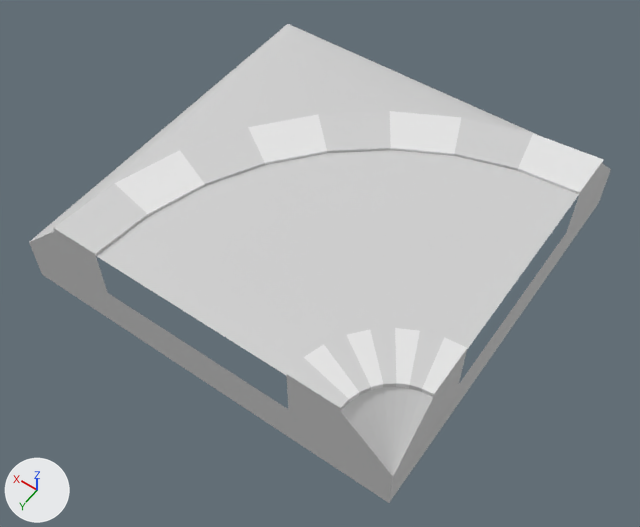
The OBJ model android/assets/data/roadbend.obj, before and after one commit.
The view is the same before and after, from a 50 mm lens placed at (-6.47, 9.38, 11.73), pointed at (-0.38, 0.85, -1.67). The axes (+X, +Y, +Z) are drawn at lower left. The lights are the same throughout. Where no turn or scale is listed for an object, it has been applied to the vertices.

Objects in the first picture: 'road-corner-low_Cube.127'.
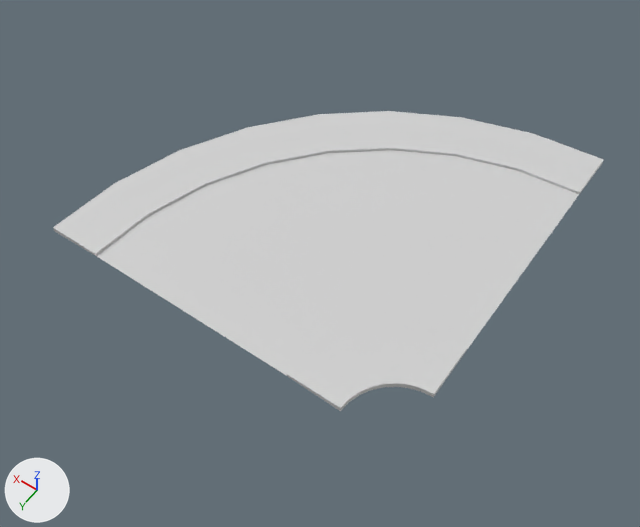
The change, as a list of edits to the scene's bpy script:
```text
Change mat_border2_001:
    mat_border2_001.base_color: (0.8, 0.8, 0.8) -> (0.64, 0.64, 0.64)  # white #e7e7e7 -> light grey #d1d1d1
Change me_road_corner_low_cube_127:
    used by ob_road_corner_low_cube_127; location = (0.0, 0.0, 0.0)
    remove me_road_corner_low_cube_127.from_pydata(...)  # 96 vertices, 174 faces; spans x -4.0..4.0, y -4.0..4.0, z -2.0..0.1
    add me_road_corner_low_cube_127.from_pydata(...)  # 72 vertices, 120 faces; spans x -4.0..3.0, y -3.0..4.0, z 0.0..0.1
    me_road_corner_low_cube_127 part 1
    24 vertices are removed from x -4.0..4.0, y -4.0..4.0, z -2.0..-1.0
    54 faces are deleted
    remove me_road_corner_low_cube_127.materials.append(mat_ground)  # light grey #d1d1d1
```

Changed parts and their boxes [x1, y1, x2, y2] in the pictures (640 x 527 px):
'road-corner-low_Cube.127', reshaped (37% shorter)
    before: [29, 24, 611, 503]
    after: [53, 111, 604, 411]
part 1 of me_road_corner_low_cube_127, deleted
    before: [29, 24, 611, 503]
